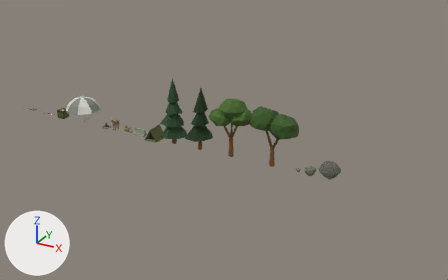
One commit to the Blender file assets/items.blend: the scene before it, then after it.
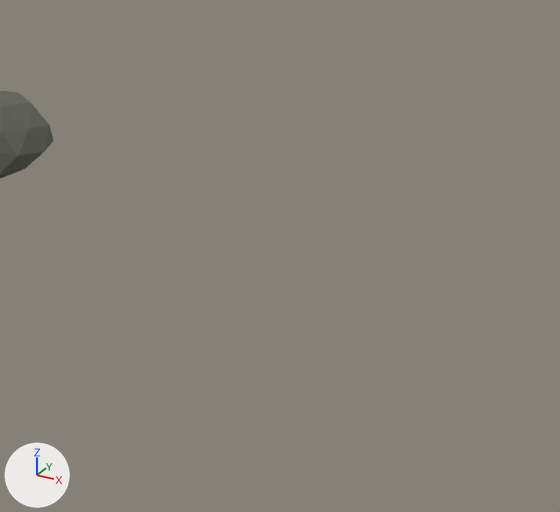
Each version is shown whole from a camera (50 mm lens) standing at (61.6, -55.5, 29.5) and looking at (30.6, 0.9, 1.3), then close up on the part from 74% to 100% of the width and 51% to 89% of the height. Every picture has the same lights, and +X, +Y and +Z are marked at lower left. The older version's two pictures come first.

The older version as bpy lines, for what is in view:
```python
me_rock_c = bpy.data.meshes.new('rock_c')
me_rock_c.from_pydata(...)  # 42 vertices, 80 faces; spans x -1.09..1.15, y -0.84..0.99, z -0.12..1.94
me_rock_c.materials.append(mat_rock_dark)  # dark grey #63655b
ob_rock_c = bpy.data.objects.new('rock_c', me_rock_c)
ob_rock_c.location = (43.5, 0.0, 0.0)
```
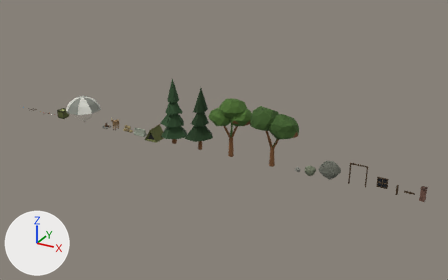
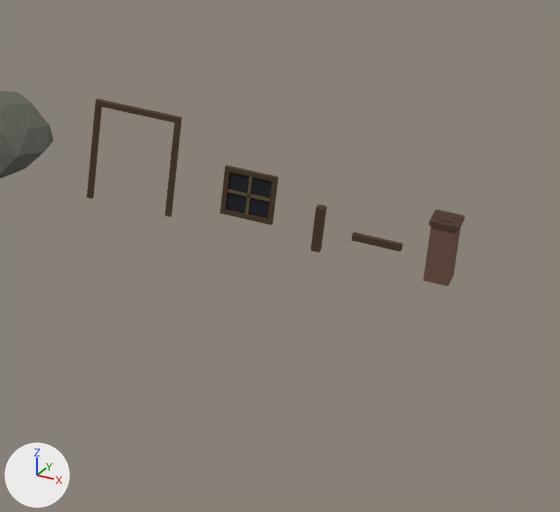
Patch to the scene script:
```diff
--- a/assets/items.blend.py
+++ b/assets/items.blend.py
@@ ob_chimney @@
+ob_chimney = bpy.data.objects.new('chimney', me_chimney)  # a box spanning x -0.25..0.25, y -0.25..0.25, z 0.0..1.28, material slot 0; a box spanning x -0.29..0.29, y -0.29..0.29, z 1.28..1.38, material slot 1; a box spanning x -0.14..0.14, y -0.14..0.14, z 1.38..1.4, material slot 1; in mat_brick (brown #6e4f42), mat_brick_dark (brown #4e372d)
+ob_chimney.location = (53.0, 0.0, 0.0)
@@ ob_fascia_strip @@
+ob_fascia_strip = bpy.data.objects.new('fascia_strip', me_fascia_strip)  # a box spanning x -0.5..0.5, y -0.05..0.05, z -0.075..0.075; in mat_wood_weathered (brown #493723)
+ob_fascia_strip.location = (51.7, 0.0, 0.5)
@@ ob_corner_post @@
+ob_corner_post = bpy.data.objects.new('corner_post', me_corner_post)  # a box spanning x -0.09..0.09, y -0.09..0.09, z 0.0..1.0; in mat_wood_weathered (brown #493723)
+ob_corner_post.location = (50.5, 0.0, 0.0)
@@ ob_window_frame @@
+ob_window_frame = bpy.data.objects.new('window_frame', me_window_frame)  # a box spanning x -0.55..0.55, y -0.04..0.04, z -0.55..-0.45, material slot 0; a box spanning x -0.55..0.55, y -0.04..0.04, z 0.45..0.55, material slot 0; a box spanning x -0.55..-0.45, y -0.04..0.04, z -0.45..0.45, material slot 0; a box spanning x 0.45..0.55, y -0.04..0.04, z -0.45..0.45, material slot 0; a box spanning x -0.03..0.03, y -0.03..0.03, z -0.45..0.45, material slot 1; a box spanning x -0.45..0.45, y -0.03..0.03, z -0.03..0.03, material slot 1; a box spanning x -0.46..0.46, y 0.01..0.03, z -0.46..0.46, material slot 2; in mat_wood_weathered (brown #493723), mat_wood_weathered_light (brown #614f37), mat_pane_dark (black #13171c)
+ob_window_frame.location = (49.0, 0.0, 0.9)
@@ ob_door_frame @@
+ob_door_frame = bpy.data.objects.new('door_frame', me_door_frame)  # a box spanning x -0.92..-0.8, y -0.05..0.05, z 0.0..2.2; a box spanning x 0.8..0.92, y -0.05..0.05, z 0.0..2.2; a box spanning x -0.92..0.92, y -0.05..0.05, z 2.2..2.32; in mat_wood_weathered (brown #493723)
+ob_door_frame.location = (46.5, 0.0, 0.0)
```

Boxes (x1, y1, x2, y2) around the edits, measured in the close-ups (560 x 512 px):
'window_frame', added: after (220, 165, 278, 225)
    faces in mat_pane_dark (black #13171c): (226, 172, 272, 219)
    faces in mat_wood_weathered (brown #493723): (220, 165, 278, 225)
    faces in mat_wood_weathered_light (brown #614f37): (227, 176, 270, 215)
'chimney', added (brown): after (423, 209, 465, 286)
    faces in mat_brick (brown #6e4f42): (423, 226, 461, 286)
    faces in mat_brick_dark (brown #4e372d): (429, 209, 465, 232)
'door_frame', added (brown): after (87, 99, 182, 217)
'corner_post', added (brown): after (311, 204, 327, 252)
'fascia_strip', added (brown): after (352, 232, 403, 252)
